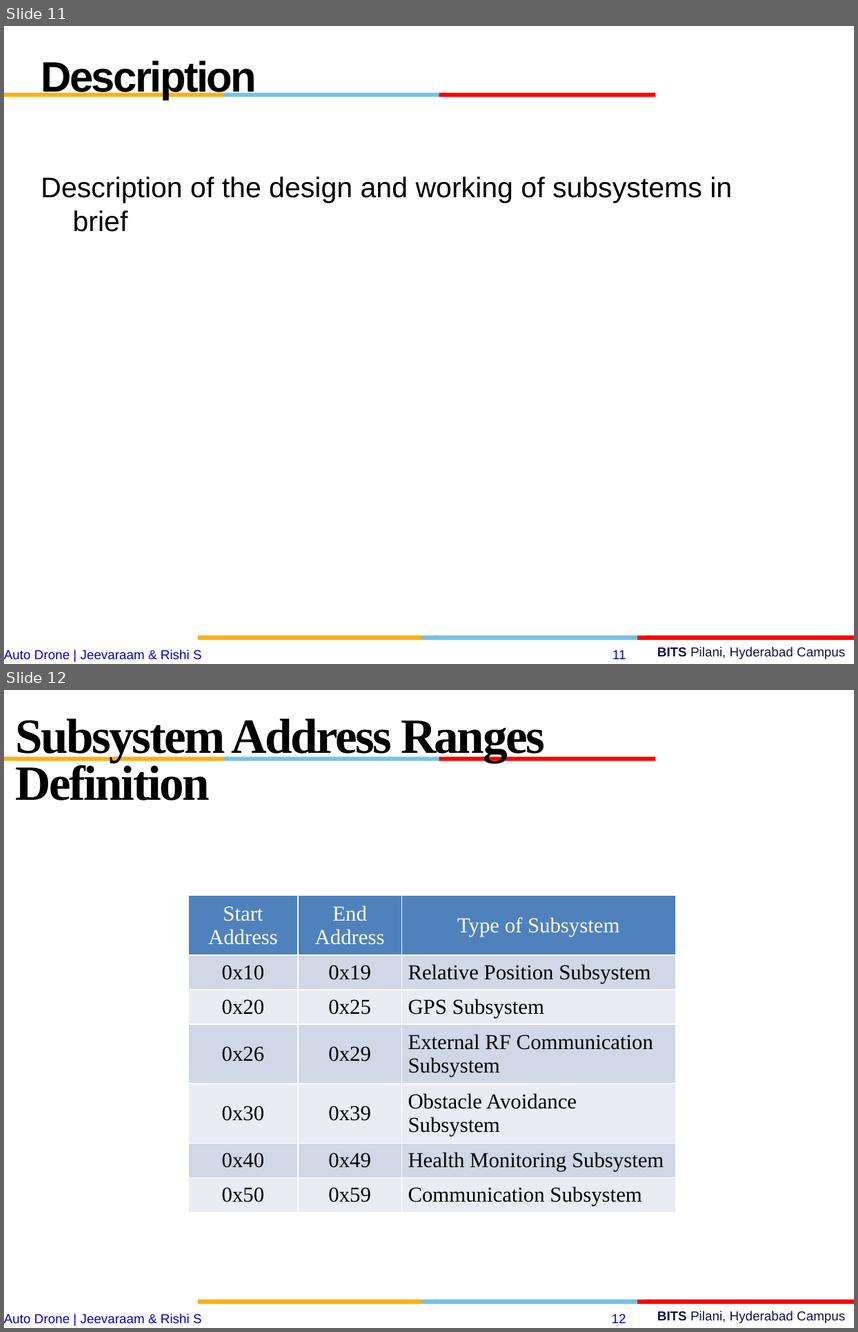
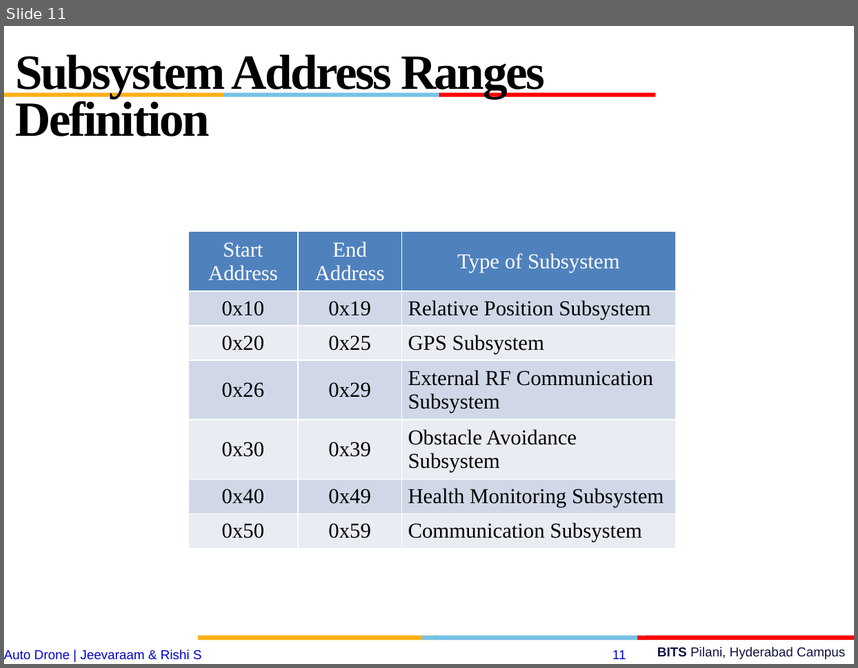
Before and after one commit to jeevaraam/AutoDrone, a slide deck: esd final.pptx. Shown one above the other, each under a label of ours: slides 11 and 12 before the commit, slide 11 after it. The pictures are 858x1332 and 858x668 pixels, drawn with LibreOffice and Linux fonts; fonts in the diff are those of the drawing; background and template pictures are left out. Boxes give left, top, right and bottom in pixels: in the first picture for what was removed or moved away, otherwise in the second. Text is boxed around its words. In the diff, an @@ line names an element or a change of style, - is before the commit and + after.

```diff
--- a/esd final.pptx
+++ b/esd final.pptx
@@ slide 11 removed at <box>4,26,854,664</box>, background #FFFFFF; not listed: 12 template elements that a slide beside it also shows @@
@@ text removed at <box>41,60,257,99</box> @@
-Description
@@ text removed at <box>41,176,732,232</box> @@
-Description of the design and working of subsystems in brief
@@ what was slide 12 is now slide 11 @@
@@ page number at <box>613,650,626,659</box>: text changed @@
-12
+11
```
Also in this commit, not shown: 2 slides changed, 2 slides added, 2 other slides removed.
